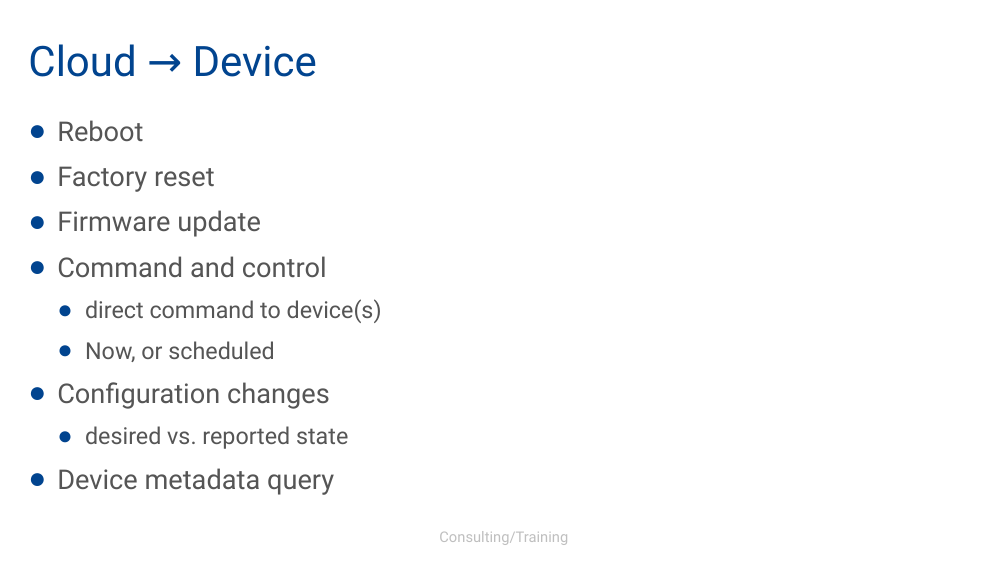
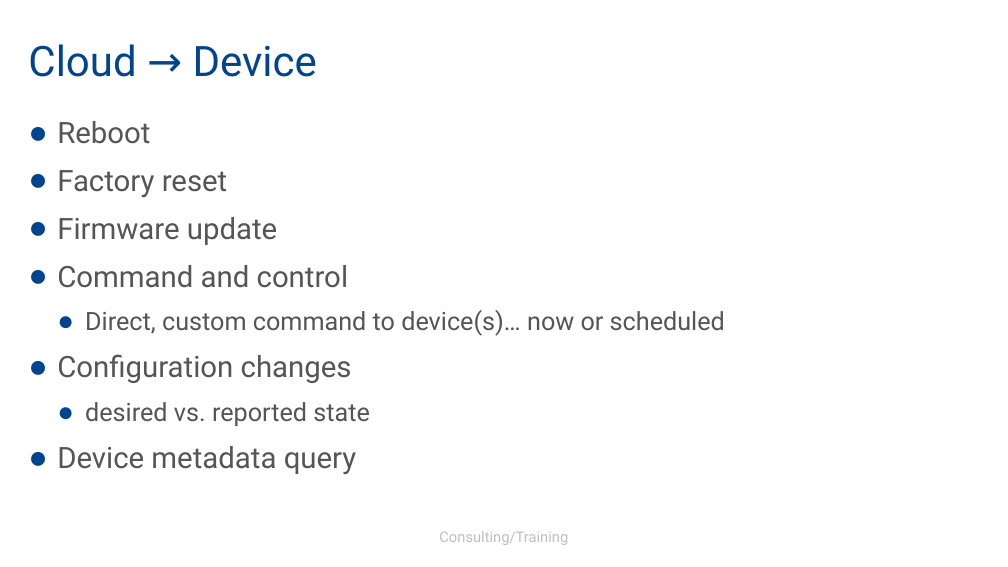
Before and after one commit to arrebagrove/iot-webinar, a slide deck: slide 16 of introduction to azure iot.pptx. Drawn at 1008x567 pixels with LibreOffice and Linux fonts; fonts in the diff are those of the drawing; background and template pictures are left out. Boxes give left, top, right and bottom in pixels: in the first picture for what was removed or moved away, otherwise in the second. Text is boxed around its words. In the diff, an @@ line names an element or a change of style, - is before the commit and + after.

```diff
--- a/introduction to azure iot.pptx
+++ b/introduction to azure iot.pptx
@@ text at <box>57,121,370,474</box>: size 25.9 to 28 pt in "Reboot", "Factory reset", "Firmware update", "Command and control" and 2 more places; size 22.2 to 24 pt in "desired vs. reported state" @@
@@ text at <box>85,310,725,336</box>: text changed; size 22.2 to 24 pt @@
-  ● direct command to device(s)
-  ● Now, or scheduled
+  ● Direct, custom command to device(s)… now or scheduled
```
Also in this commit, not shown: 1 other slide changed.
